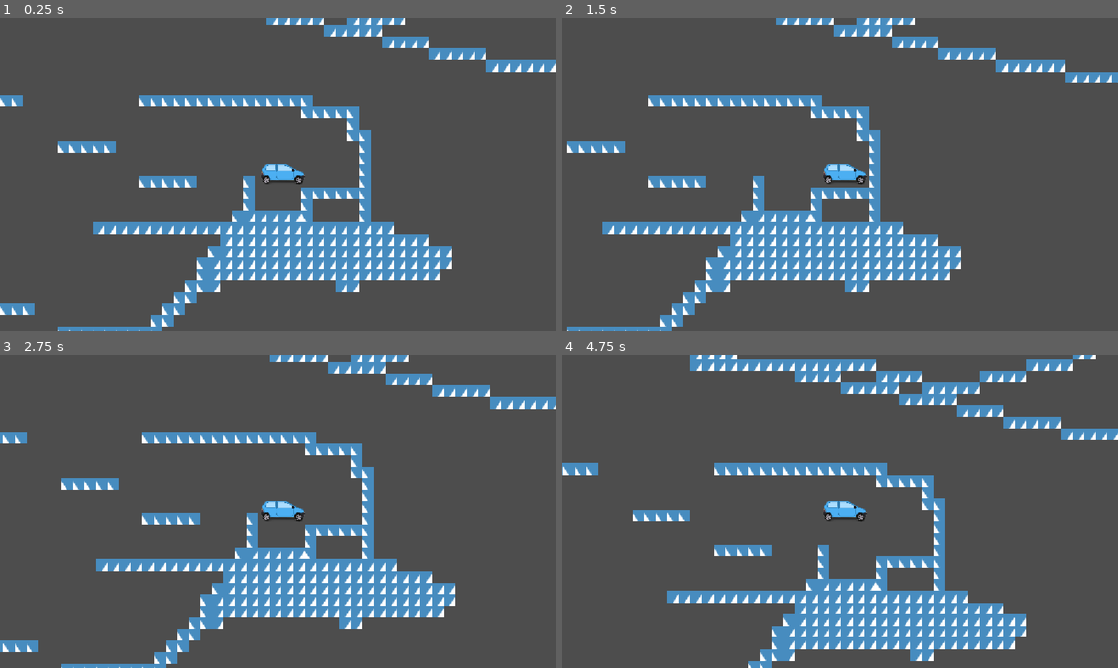
Above: before the commit, frames 1-4 (two rows, left to right).
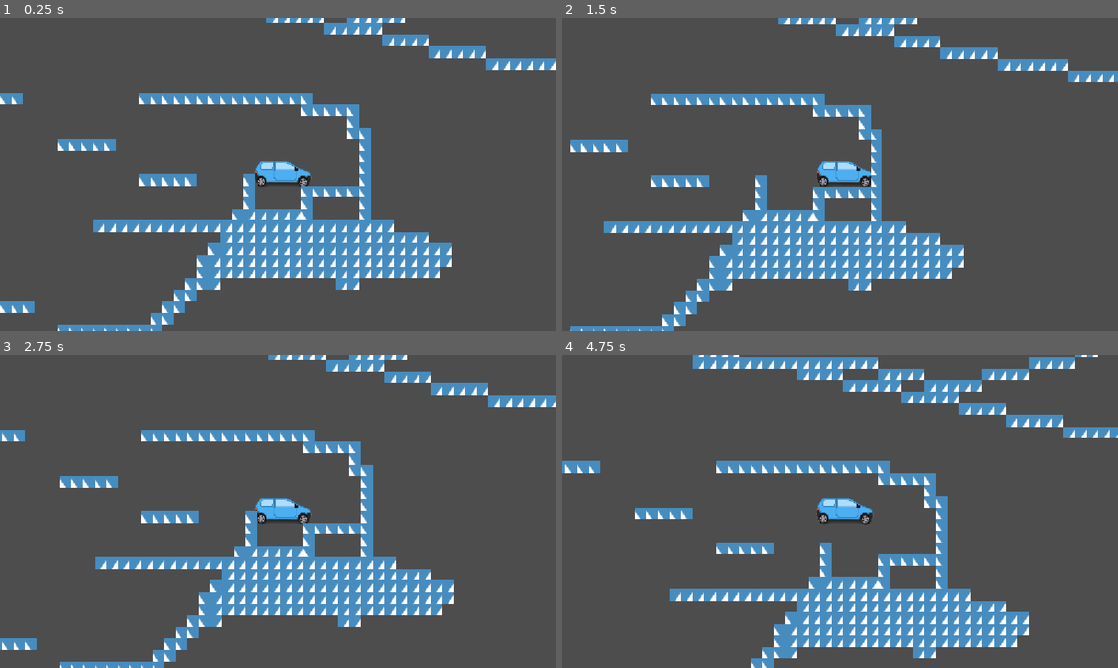
Above: after the commit, the same moments.

Repository: argentiniandrinkcoaster/haven-bounce-back
Game: Godot game, scene res://main.tscn
Two runs of this game, one before a commit and one after it. Both use one fixed random seed, a clock stepped at 60 frames per second and the inputs below. The engine's default icon, where the game draws it, is replaced by a stand-in: a white triangle on a blue panel in a dark square.
Inputs:
- Up to frame 1 (0.25 s): no input
- Up to frame 2 (1.5 s): tap Enter at 0.5 s; hold D (right) from 0.53 s (still down); tap Space (jump) at 0.77 s
- Up to frame 3 (2.75 s): tap Space (jump) at 1.52 s; release D (right) at 2.03 s; hold A (left) from 2.03 s (still down)
- Up to frame 4 (4.75 s): tap Space (jump) at 2.75, 3.02, 3.77, 4.52 s; release A (left) at 2.78 s; hold D (right) 2.78-4.28 s; hold A (left) from 4.28 s (still down)

The runs differ from the first frame. In frame 1, 6.1% of the frame differs, in the area x 0-100%, y 0-100%; in frame 2, 7.2%; in frame 3, 7.4%; in frame 4, 9.6%.

Commit message:
Changed hitbox size

Diff:
--- a/main.tscn
+++ b/main.tscn
@@ -33,7 +33,7 @@
 "
 
 [sub_resource type="RectangleShape2D" id="RectangleShape2D_rksnd"]
-size = Vector2(100, 56)
+size = Vector2(84, 38)
 
 [sub_resource type="TileSetAtlasSource" id="TileSetAtlasSource_1bvp3"]
 texture = ExtResource("2_h2yge")
@@ -177,11 +177,12 @@
 
 [node name="Sprite2D" type="Sprite2D" parent="CharacterBody2D" unique_id=244206187]
 position = Vector2(10.20703, -1)
-scale = Vector2(0.982, 1)
+scale = Vector2(1.282, 1.305)
 texture = ExtResource("1_0xm2m")
 
 [node name="CollisionShape2D" type="CollisionShape2D" parent="CharacterBody2D" unique_id=1997199859]
-position = Vector2(9, -1)
+position = Vector2(10, -2)
+scale = Vector2(1.282, 1.305)
 shape = SubResource("RectangleShape2D_rksnd")
 debug_color = Color(0.89235294, 0, 0.18982497, 0.41960785)
 
